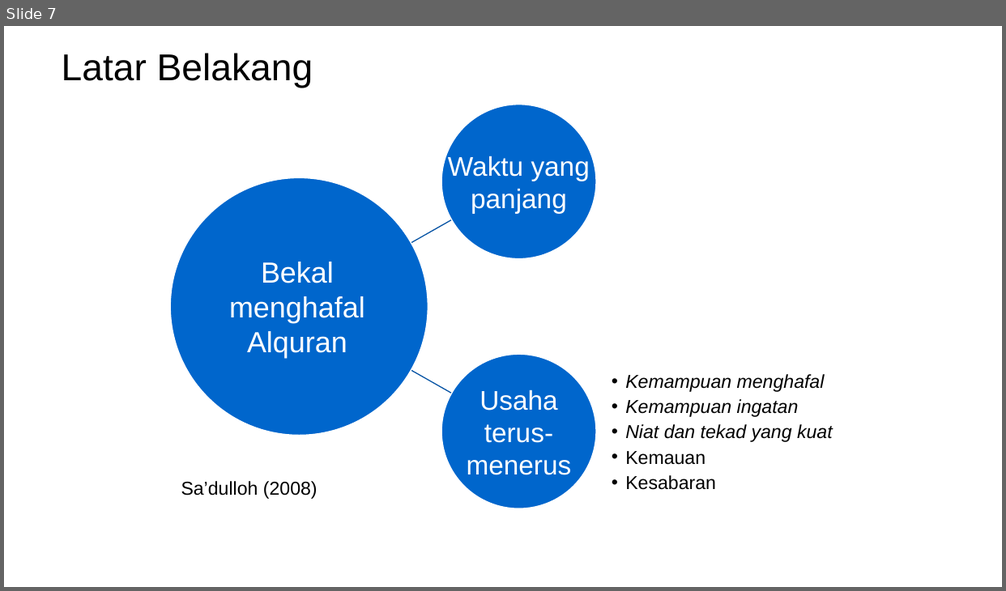
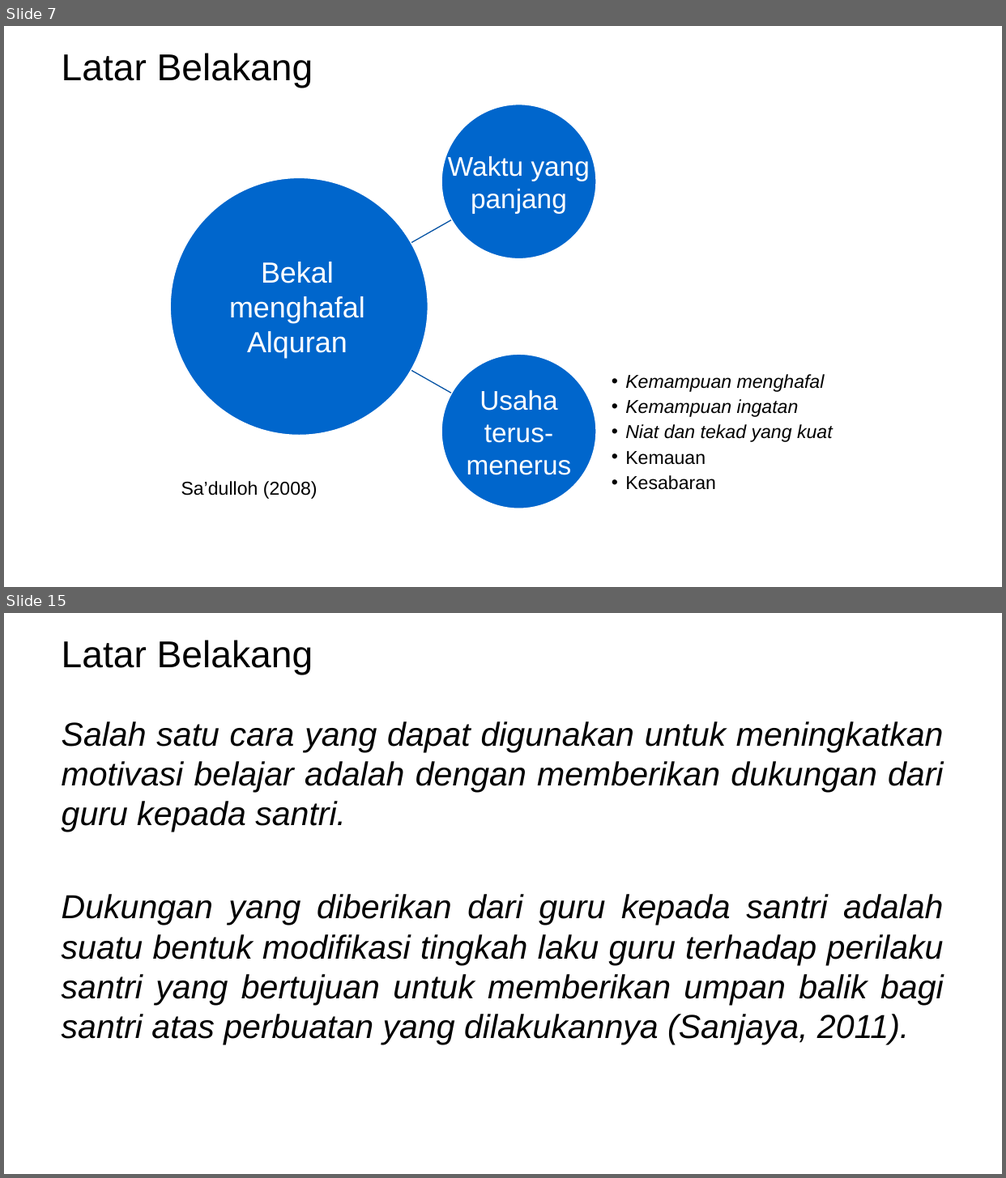
Before and after one commit to mzaini30/skripsi, a slide deck: seminar proposal.pptx. Shown one above the other, each under a label of ours: slide 7 before the commit, slides 7 and 15 after it; the slides between them are not shown. The pictures are 1006x591 and 1006x1178 pixels, drawn with LibreOffice and Linux fonts; fonts in the diff are those of the drawing; background and template pictures are left out. Boxes give left, top, right and bottom in pixels: in the first picture for what was removed or moved away, otherwise in the second. Text is boxed around its words. In the diff, an @@ line names an element or a change of style, - is before the commit and + after.

```diff
--- a/seminar proposal.pptx
+++ b/seminar proposal.pptx
@@ slide 15 added at <box>4,613,1002,1174</box>, background picture (left out) @@
@@ title added at <box>62,640,313,675</box>, 36 pt, text #000000 @@
+Latar Belakang
@@ text added at <box>62,722,944,1046</box>, 32 pt, text #000000, italic @@
+Salah satu cara yang dapat digunakan untuk meningkatkan motivasi belajar adalah dengan memberikan dukungan dari guru kepada santri.
+Dukungan yang diberikan dari guru kepada santri adalah suatu bentuk modifikasi tingkah laku guru terhadap perilaku santri yang bertujuan untuk memberikan umpan balik bagi santri atas perbuatan yang dilakukannya (Sanjaya, 2011).
```
Also in this commit, not shown: 8 other slides added.
